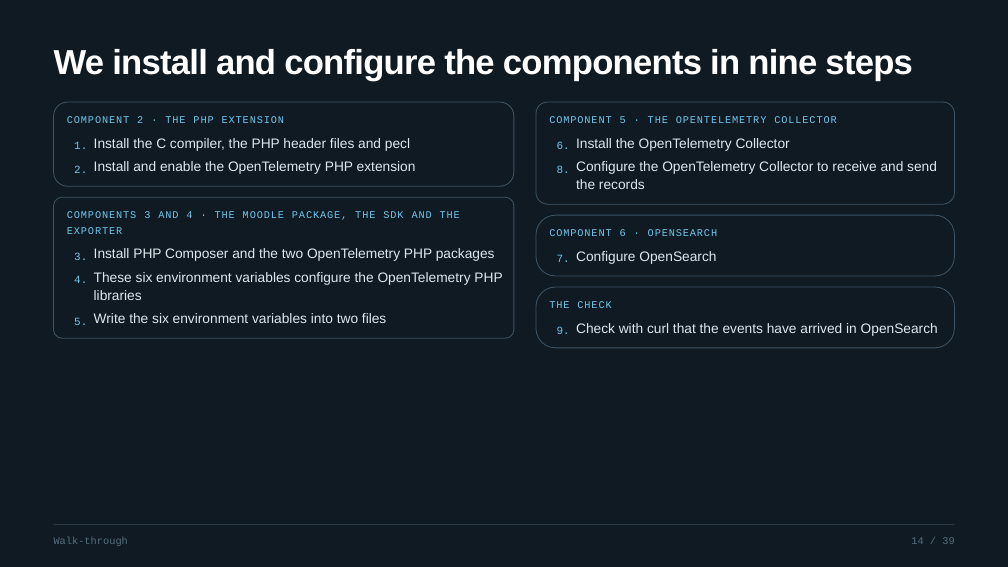
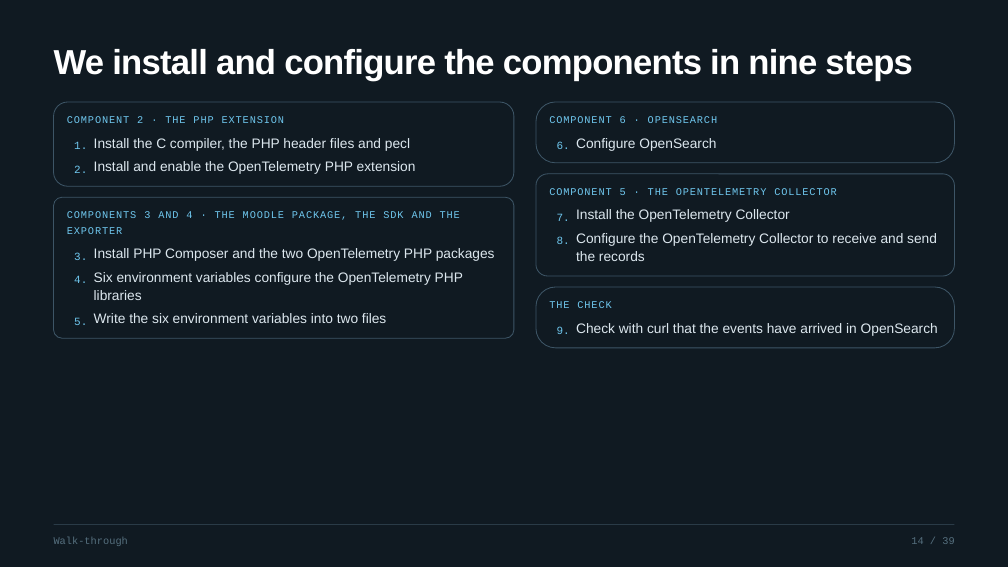
Before and after one commit to netsapiensis/MoodleMootNordic2026, a slide deck: slide 14 of Moodle-Otel-Opensearch/presentation/moodle-otel-deck.pptx. Drawn at 1008x567 pixels with LibreOffice and Linux fonts; fonts in the diff are those of the drawing. Boxes give left, top, right and bottom in pixels: in the first picture for what was removed or moved away, otherwise in the second. Text is boxed around its words. In the diff, an @@ line names an element or a change of style, - is before the commit and + after.

```diff
--- a/Moodle-Otel-Opensearch/presentation/moodle-otel-deck.pptx
+++ b/Moodle-Otel-Opensearch/presentation/moodle-otel-deck.pptx
@@ rounded rectangle: place and size @@
-rounded rectangle at bbox=[536, 102, 955, 204]
+rounded rectangle at bbox=[536, 102, 955, 163]
@@ rounded rectangle at bbox=[536, 102, 955, 163]: proportions changed @@
@@ text at bbox=[549, 116, 717, 123]: text changed @@
-COMPONENT 5 · THE OPENTELEMETRY COLLECTOR
+COMPONENT 6 · OPENSEARCH
@@ text "Configure OpenSearch": place and size @@
-text "Configure OpenSearch" at bbox=[576, 251, 716, 264]
+text "Configure OpenSearch" at bbox=[576, 138, 716, 151]
@@ rounded rectangle at bbox=[536, 174, 955, 276]: proportions changed @@
@@ rounded rectangle: place and size @@
-rounded rectangle at bbox=[536, 216, 955, 276]
+rounded rectangle at bbox=[536, 174, 955, 276]
@@ text "7.": place and size @@
-text "7." at bbox=[557, 255, 570, 262]
+text "7." at bbox=[557, 213, 570, 221]
@@ text at bbox=[549, 188, 836, 195]: text changed; size 13.1 to 9.8 pt; font Arial to Courier New; text colour #DCE7EE to #6FC7EE @@
-Configure the OpenTelemetry Collector to receive and send the records
+COMPONENT 5 · THE OPENTELEMETRY COLLECTOR
@@ text "Install the OpenTelemetry Collector": place and size @@
-text "Install the OpenTelemetry Collector" at bbox=[576, 138, 790, 151]
+text "Install the OpenTelemetry Collector" at bbox=[576, 209, 790, 222]
@@ text "8.": place and size @@
-text "8." at bbox=[557, 165, 570, 173]
+text "8." at bbox=[557, 237, 570, 244]
@@ text removed at bbox=[549, 229, 717, 236] @@
-COMPONENT 6 · OPENSEARCH
@@ text added at bbox=[576, 233, 937, 261], 13.1 pt, text #DCE7EE @@
+Configure the OpenTelemetry Collector to receive and send the records
@@ text at bbox=[94, 272, 463, 300]: text changed @@
-These six environment variables configure the OpenTelemetry PHP libraries
+Six environment variables configure the OpenTelemetry PHP libraries
```
Also in this commit, not shown: 14 other slides changed, 2 other files.
